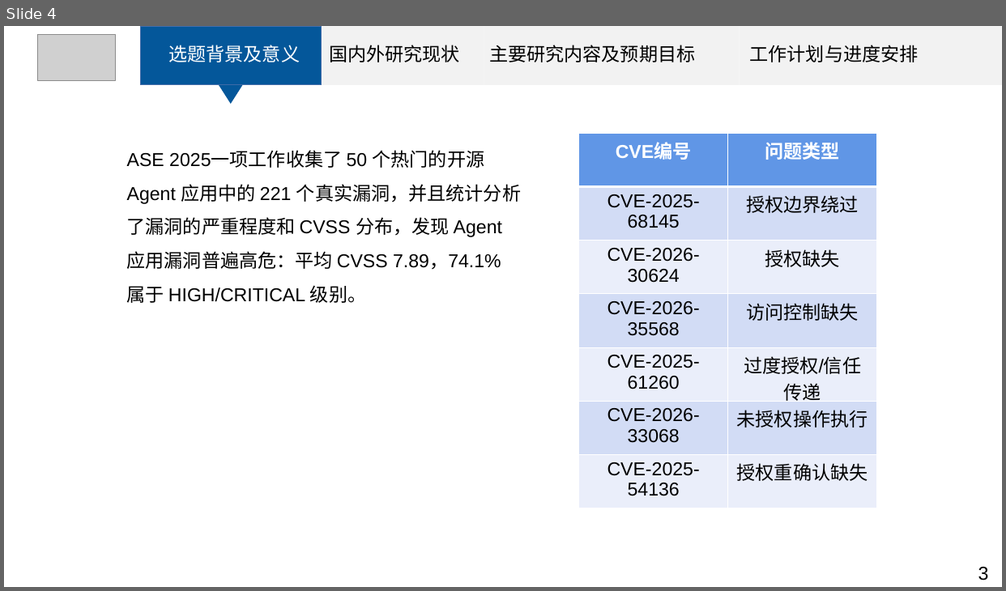
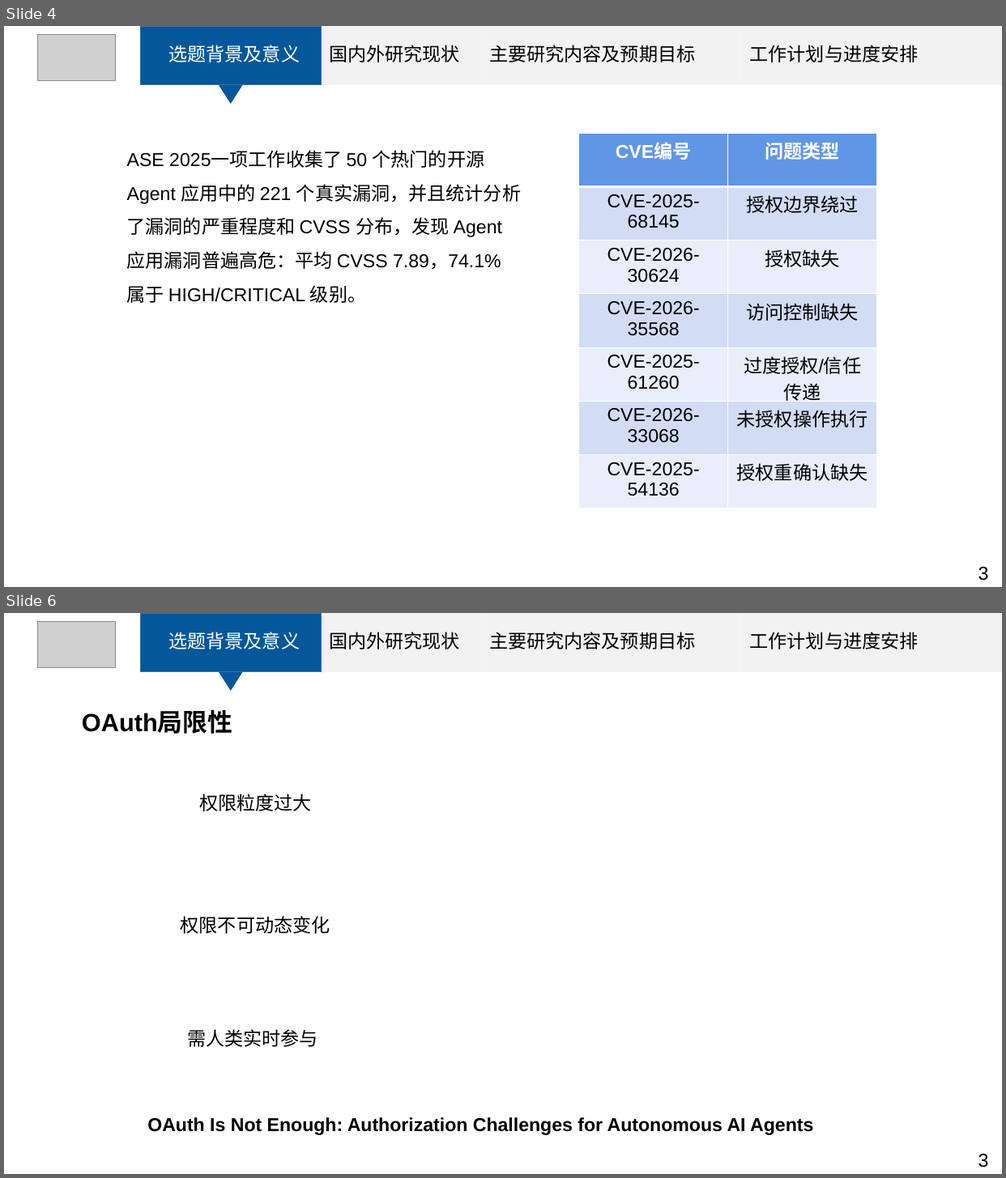
Before and after one commit to tiaxiaoer/Graduate-Paper, a slide deck: Graduate-Paper/Proposal/开题答辩ppt-袁伟奇.pptx. Shown one above the other, each under a label of ours: slide 4 before the commit, slides 4 and 6 after it; the slides between them are not shown. The pictures are 1006x591 and 1006x1178 pixels, drawn with LibreOffice and Linux fonts; fonts in the diff are those of the drawing; grey boxes stand for pictures. Boxes give left, top, right and bottom in pixels: in the first picture for what was removed or moved away, otherwise in the second. Text is boxed around its words. In the diff, an @@ line names an element or a change of style, - is before the commit and + after.

```diff
--- a/Graduate-Paper/Proposal/开题答辩ppt-袁伟奇.pptx
+++ b/Graduate-Paper/Proposal/开题答辩ppt-袁伟奇.pptx
@@ slide 6 added at (4, 613, 1002, 1174), background #FFFFFF @@
@@ picture added at (38, 622, 116, 667) @@
@@ rectangle added at (140, 613, 321, 672), fill #04579A, outline #476FAA 1 pt @@
@@ text added at (168, 632, 918, 649), 18 pt, text #000000 @@
+选题背景及意义 国内外研究现状 主要研究内容及预期目标 工作计划与进度安排
@@ rectangle added at (321, 613, 484, 672), fill #F2F2F2 @@
@@ rectangle added at (484, 613, 739, 672), fill #F2F2F2 @@
@@ rectangle added at (739, 613, 1002, 672), fill #F2F2F2 @@
@@ triangle added at (219, 672, 243, 691), fill #04579A @@
@@ text added at (82, 712, 232, 734), 24 pt, text #000000, bold @@
+OAuth局限性
@@ text added at (199, 794, 312, 811), 18 pt, text #000000 @@
+权限粒度过大
@@ text added at (181, 916, 330, 934), 18 pt, text #000000 @@
+权限不可动态变化
@@ text added at (187, 1029, 318, 1047), 18 pt, text #000000 @@
+需人类实时参与
@@ text added at (147, 1118, 813, 1135), 18 pt, text #000000, bold @@
+OAuth Is Not Enough: Authorization Challenges for Autonomous AI Agents
@@ text added at (978, 1154, 989, 1168), 18 pt, text #000000 @@
+3
```
Also in this commit, not shown: 3 slides changed, 9 other slides added, 47 other files.
